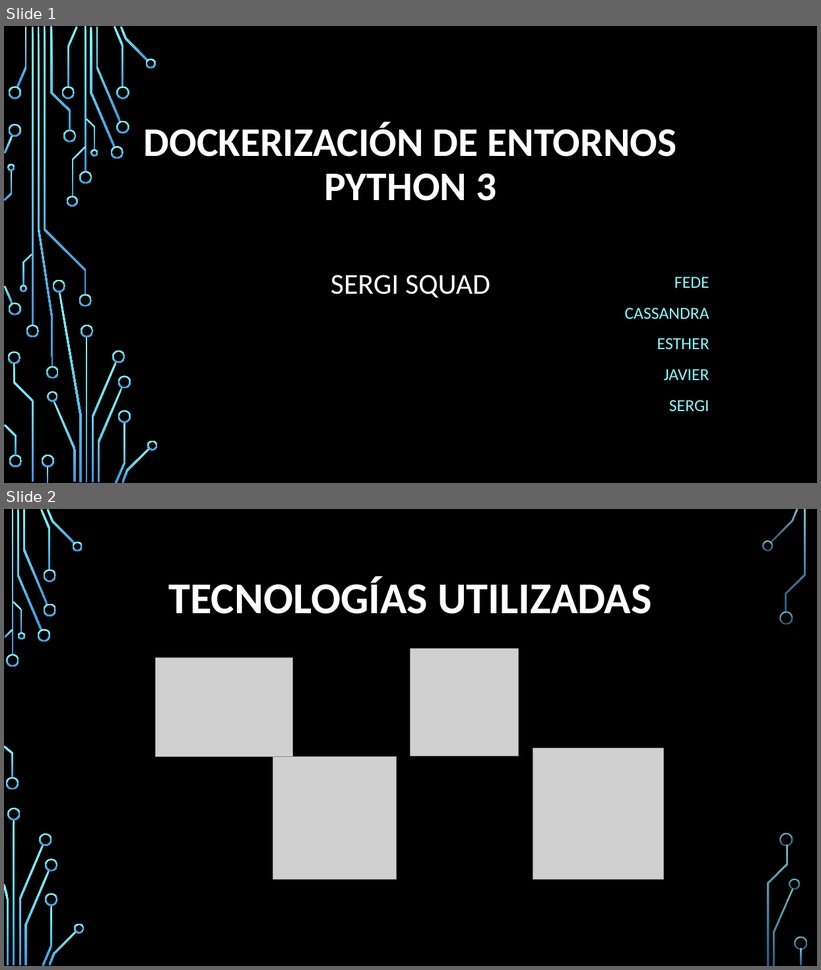
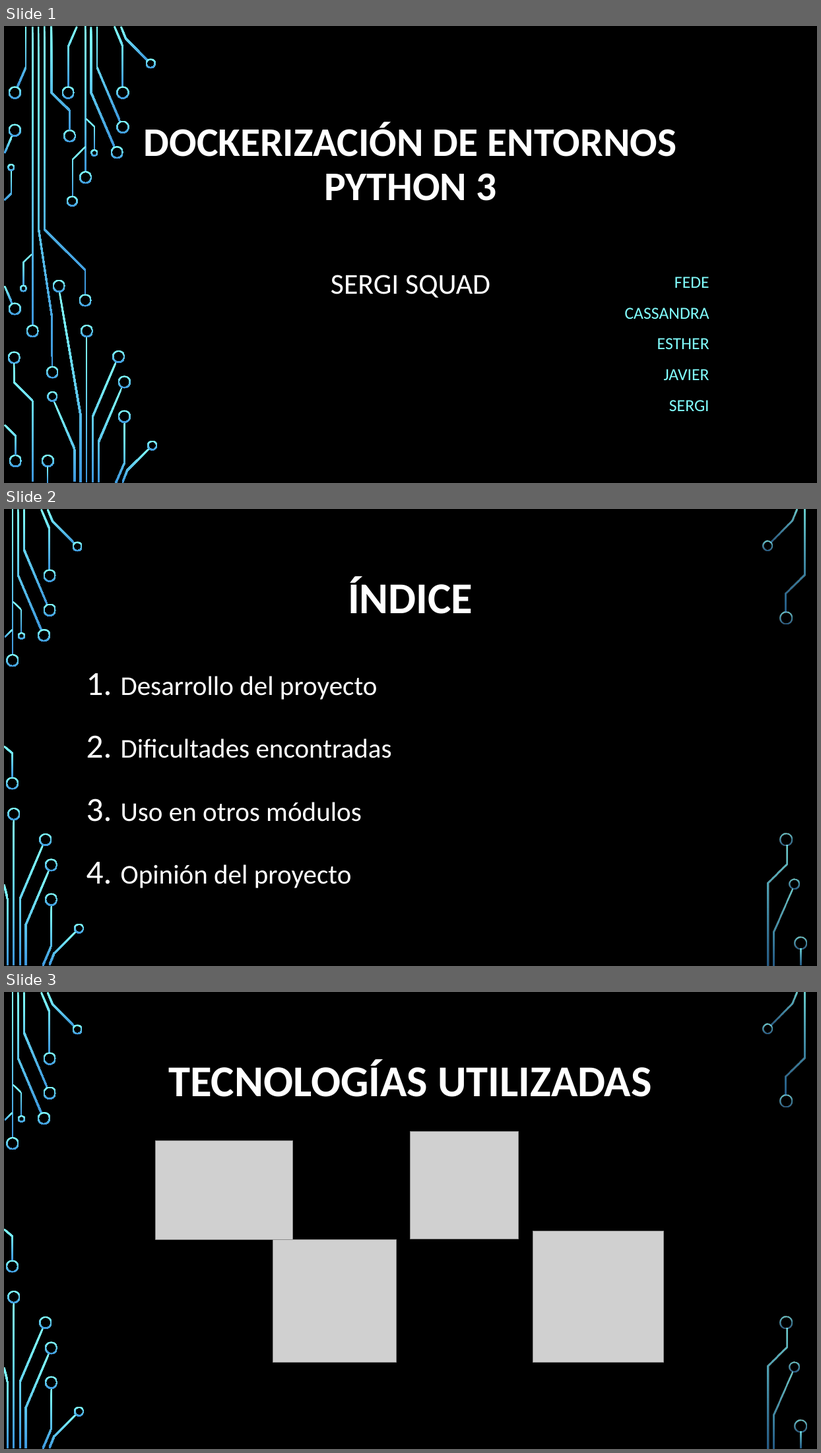
Before and after one commit to Fadria/SGE-Repte-00-Grup-B, a slide deck: Exposicions/Presentación 2 Docker y Python 3 Grupo B.pptx. Shown one above the other, each under a label of ours: slides 1 and 2 before the commit, slides 1, 2 and 3 after it. The pictures are 821x970 and 821x1453 pixels, drawn with LibreOffice and Linux fonts; fonts in the diff are those of the drawing; grey boxes stand for pictures; background and template pictures are left out. Boxes give left, top, right and bottom in pixels: in the first picture for what was removed or moved away, otherwise in the second. Text is boxed around its words. In the diff, an @@ line names an element or a change of style, - is before the commit and + after.

```diff
--- a/Exposicions/Presentación 2 Docker y Python 3 Grupo B.pptx
+++ b/Exposicions/Presentación 2 Docker y Python 3 Grupo B.pptx
@@ slide 2 added at [4, 509, 817, 966], background picture (left out); not listed: 36 template elements that a slide beside it also shows @@
@@ title added at [348, 577, 473, 614], 52 pt, text #FFFFFF, bold @@
+ÍNDICE
@@ text added at [121, 676, 392, 889], 32 pt, text #FFFFFF @@
+1. Desarrollo del proyecto
+2. Dificultades encontradas
+3. Uso en otros módulos
+4. Opinión del proyecto
@@ what was slide 2 is now slide 3 @@
```
Also in this commit, not shown: 14 slides changed, 1 other slide added, 5 other files.
